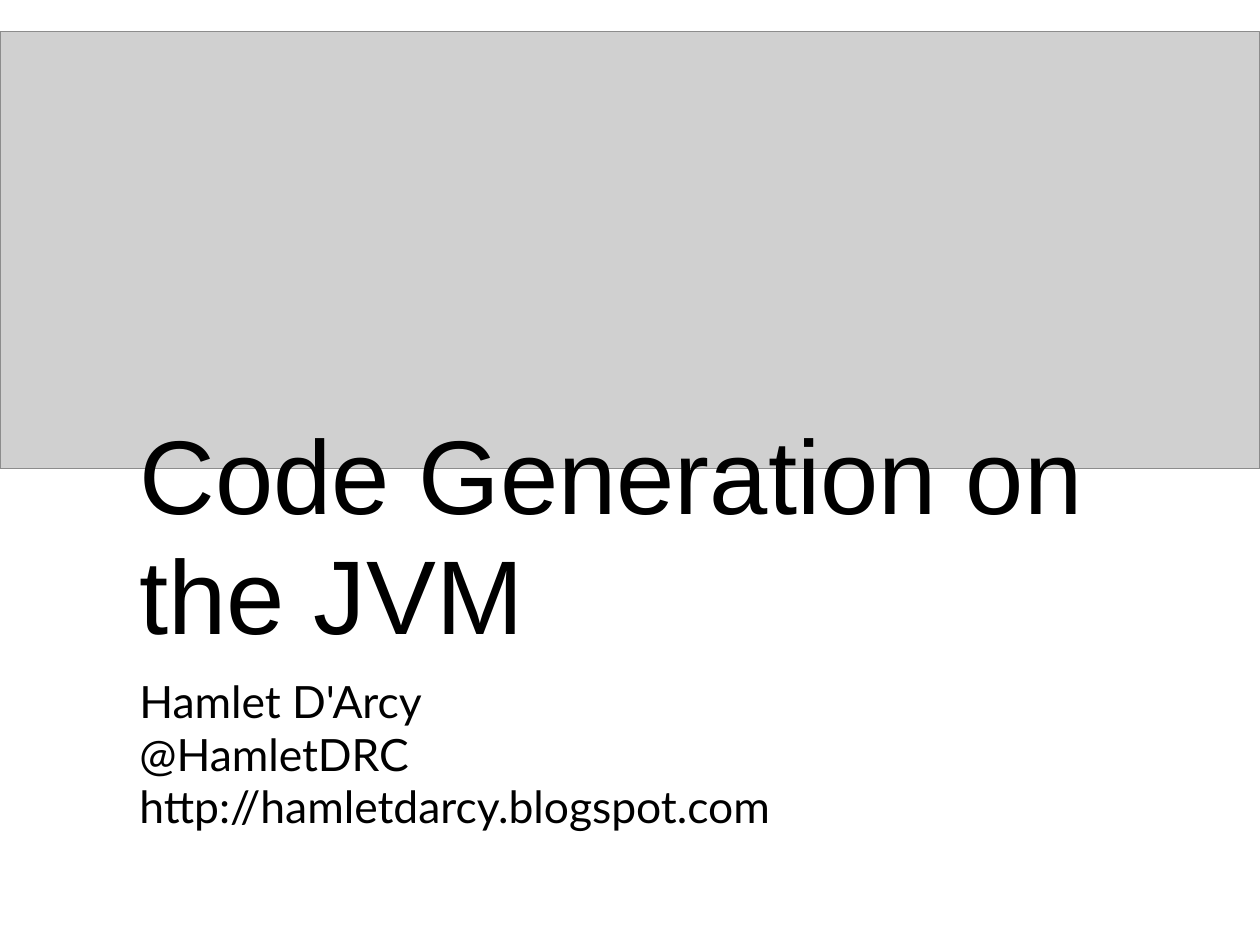
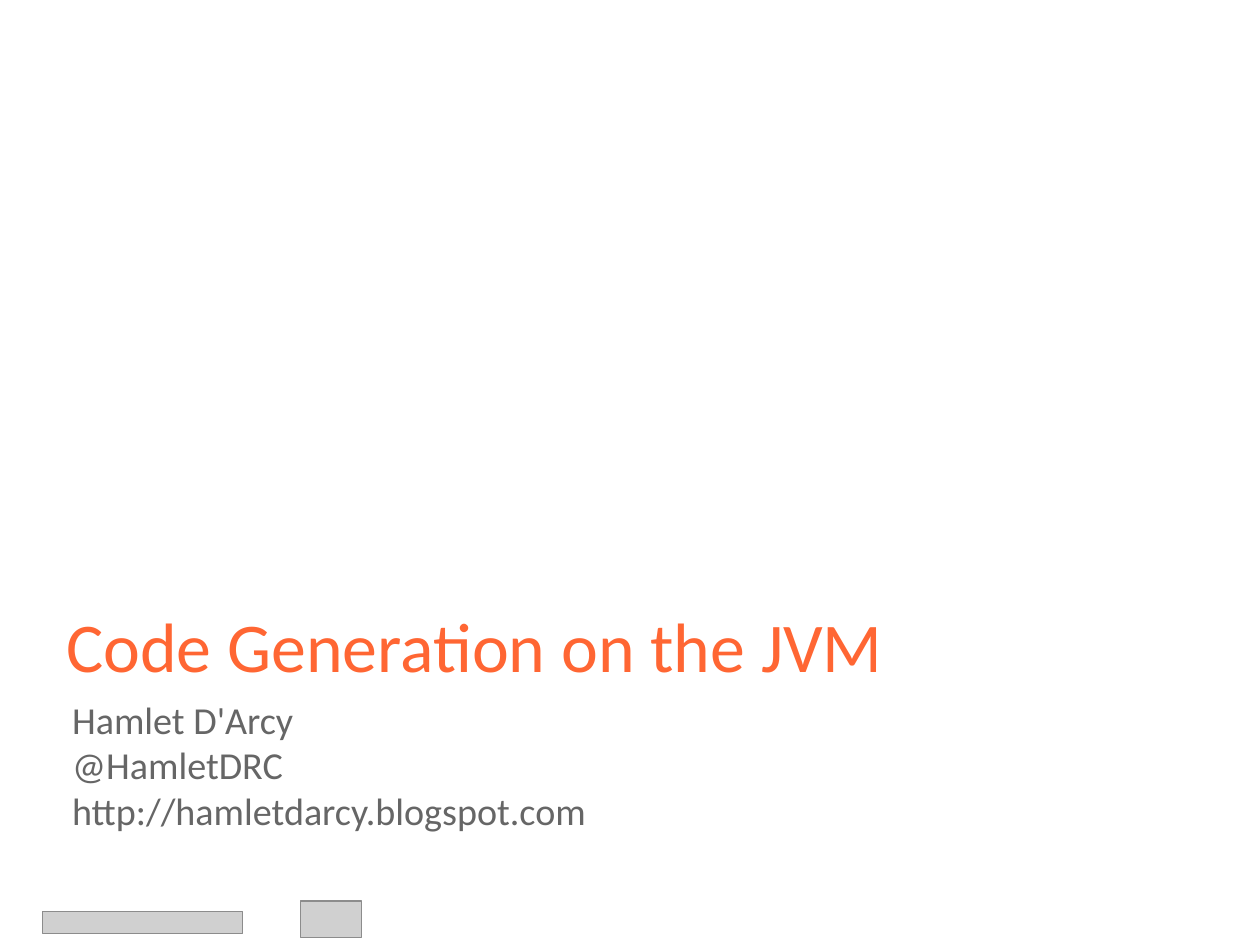
Before and after one commit to HamletDRC/presentations, a slide deck: slide 1 of asttransformations/CodeGeneration_Confess.odp. Drawn at 1260x945 pixels with LibreOffice and Linux fonts; fonts in the diff are those of the drawing; grey boxes stand for pictures; background and template pictures are left out. Boxes give left, top, right and bottom in pixels: in the first picture for what was removed or moved away, otherwise in the second. Text is boxed around its words. In the diff, an @@ line names an element or a change of style, - is before the commit and + after.

```diff
--- a/asttransformations/CodeGeneration_Confess.odp
+++ b/asttransformations/CodeGeneration_Confess.odp
@@ title "Code Generation on the JVM": place and size @@
-title "Code Generation on the JVM" at (139,438,1082,635)
+title "Code Generation on the JVM" at (66,623,882,673)
@@ title "Code Generation on the JVM" at (66,623,882,673): size 66 to 44 pt, font Arial to Calibri, text colour #000000 to #FF6633; line spacing 0.96 to 1 @@
@@ title at (72,707,586,832): text changed; size 28 to 24 pt; font Lato to Calibri; text colour #000000 to #666666 @@
-Hamlet D'Arcy
-@HamletDRC
-http://hamletdarcy.blogspot.com
+Hamlet D'Arcy
+@HamletDRC
+http://hamletdarcy.blogspot.com
@@ picture: place and size @@
-picture at (0,31,1260,469)
+picture at (42,911,242,933)
@@ picture added at (301,901,362,938) @@
```
Also in this commit, not shown: 7 other slides changed, 3 slides added.
